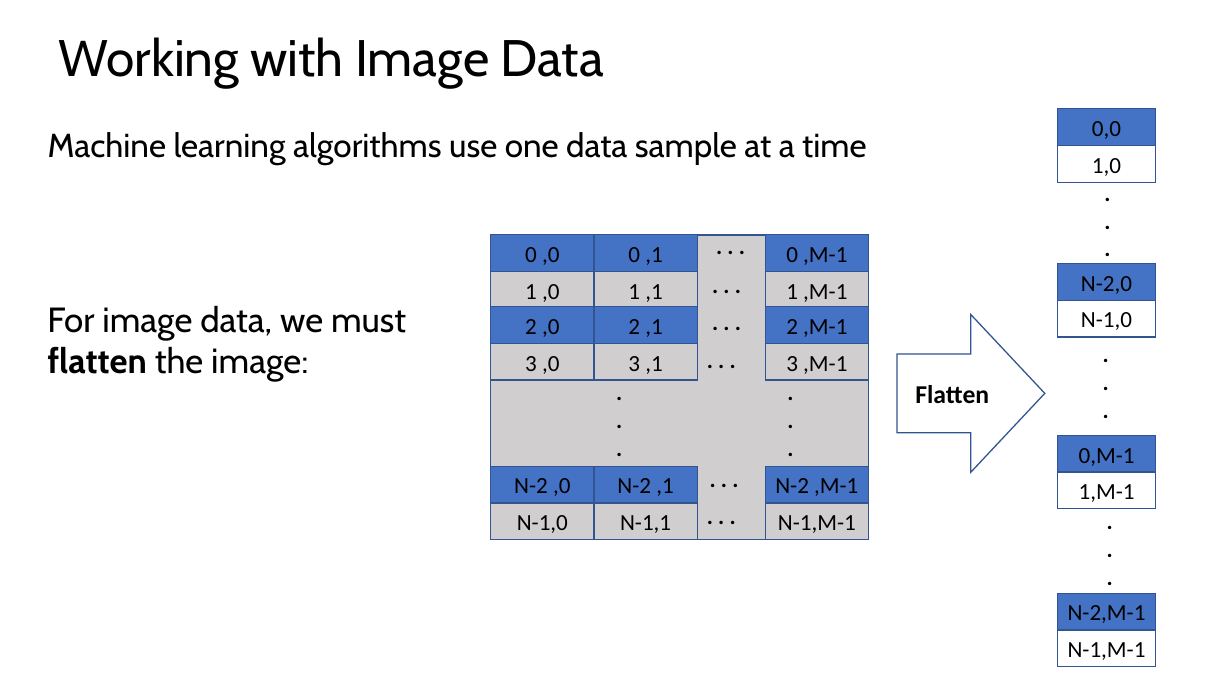
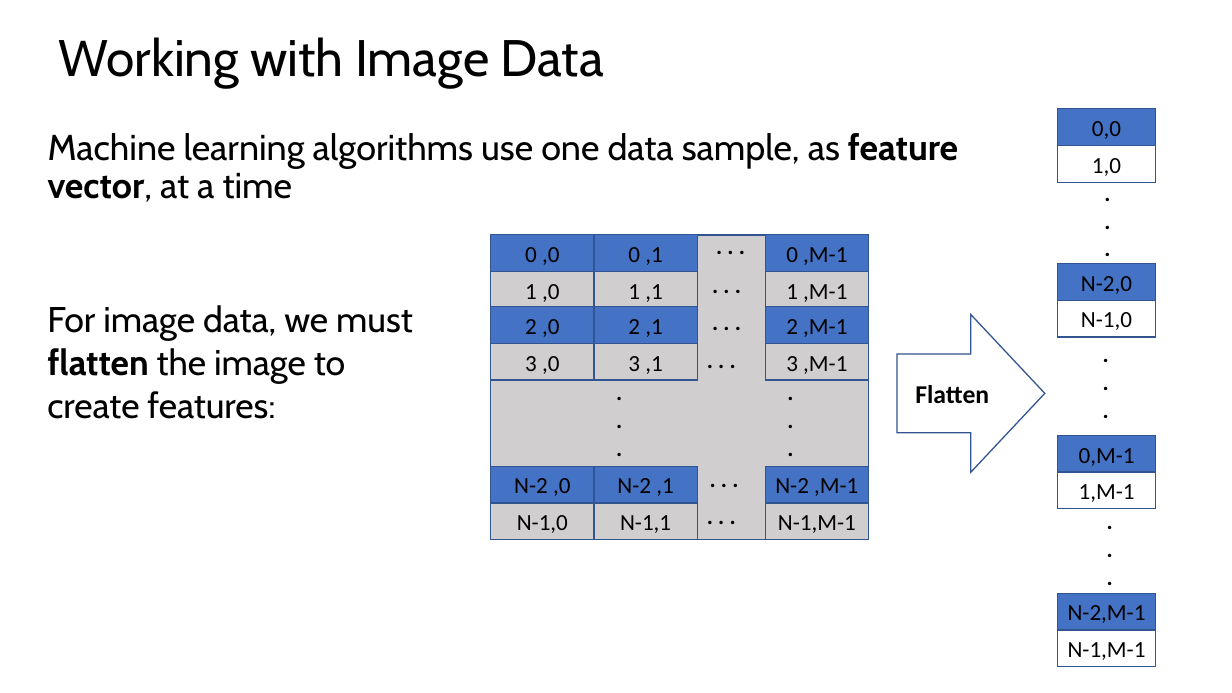
Before and after one commit to StephenElston/CSCI-E25, a slide deck: slide 28 of Slides/1_Introduction.pptx. Drawn at 1232x693 pixels with LibreOffice and Linux fonts; fonts in the diff are those of the drawing. Boxes give left, top, right and bottom in pixels: in the first picture for what was removed or moved away, otherwise in the second. Text is boxed around its words. In the diff, an @@ line names an element or a change of style, - is before the commit and + after.

```diff
--- a/Slides/1_Introduction.pptx
+++ b/Slides/1_Introduction.pptx
@@ text at (48,133,959,202): text changed; size 25.9 to 28 pt @@
-Machine learning algorithms use one data sample at a time
+Machine learning algorithms use one data sample, as feature vector, at a time
@@ text at (47,305,413,419): text changed; size 27.2 to 27.8 pt @@
-For image data, we must flatten the image:
+For image data, we must flatten the image to create features:
```
Also in this commit, not shown: 7 other slides changed.
